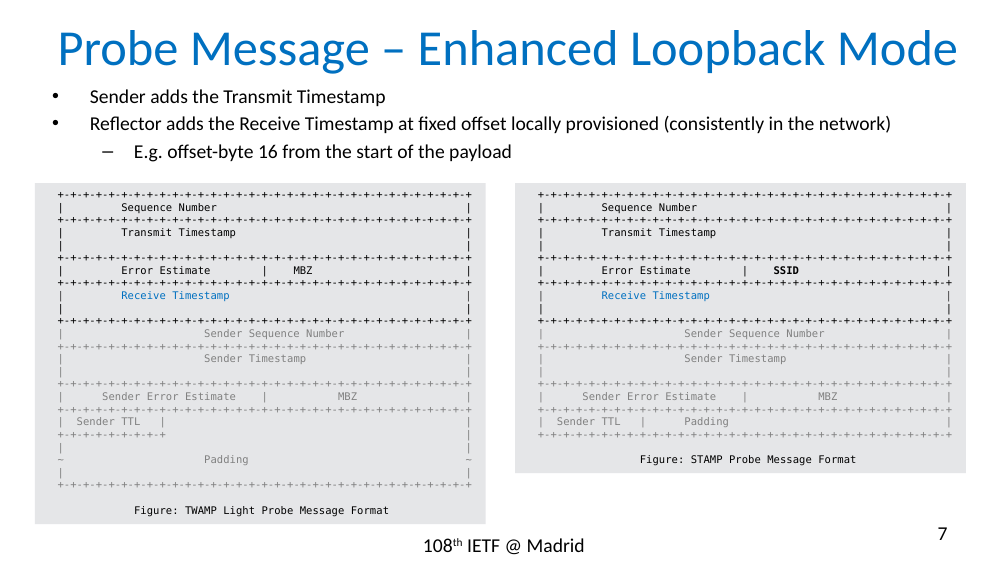
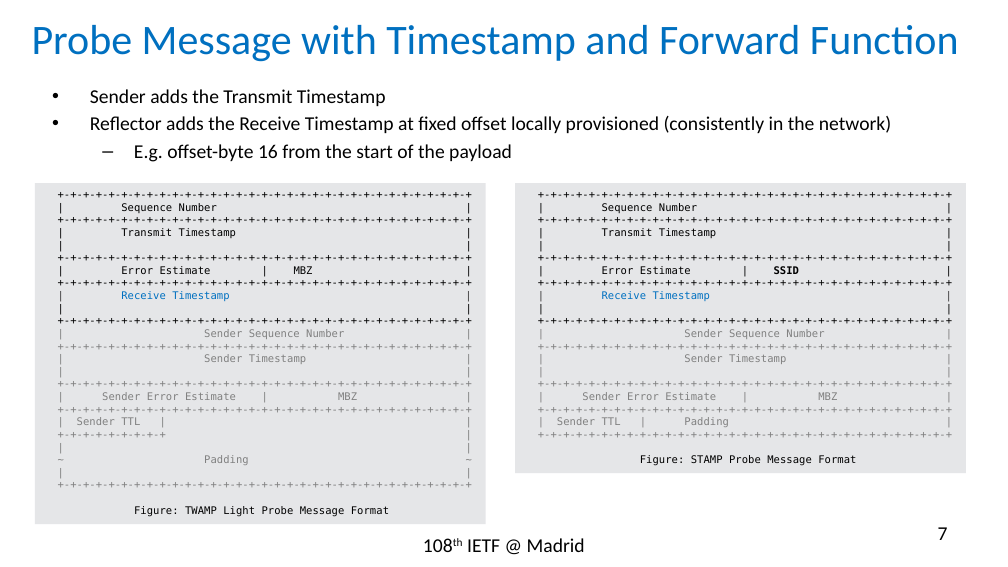
Before and after one commit to rakgandhi/ietf-slides, a slide deck: slide 7 of draft-gandhi-spring-sr-enhanced-plm-01.pptx. Drawn at 1008x567 pixels with LibreOffice and Linux fonts; fonts in the diff are those of the drawing. Boxes give left, top, right and bottom in pixels: in the first picture for what was removed or moved away, otherwise in the second. Text is boxed around its words. In the diff, an @@ line names an element or a change of style, - is before the commit and + after.

```diff
--- a/draft-gandhi-spring-sr-enhanced-plm-01.pptx
+++ b/draft-gandhi-spring-sr-enhanced-plm-01.pptx
@@ title at [32, 25, 959, 62]: text changed; size 36 to 30 pt @@
-Probe Message – Enhanced Loopback Mode
+Probe Message with Timestamp and Forward Function
```
Also in this commit, not shown: 7 other slides changed, 1 other file.
